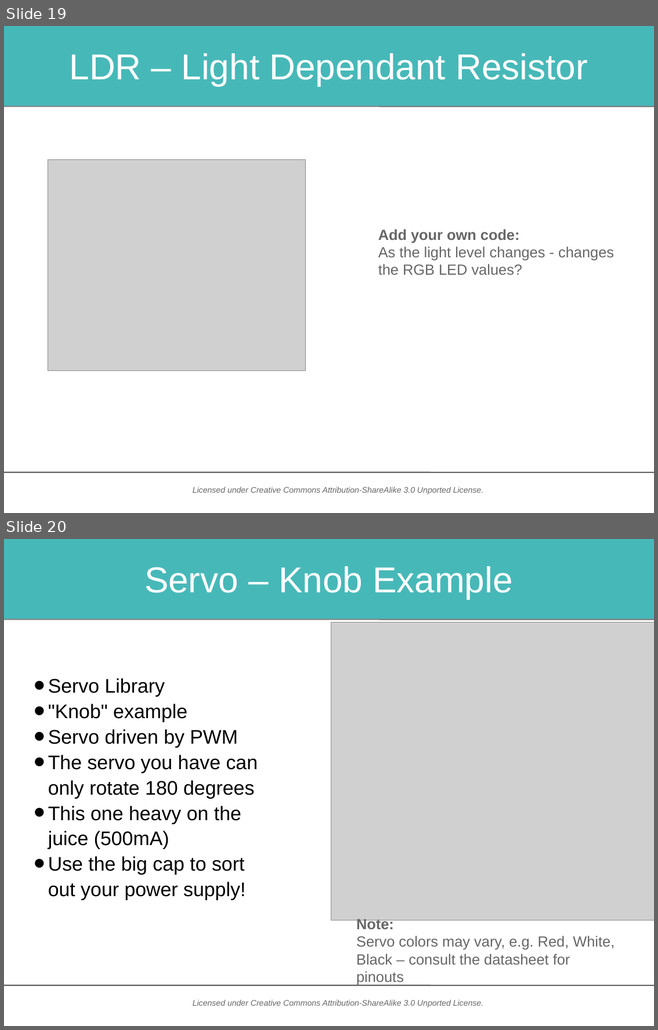
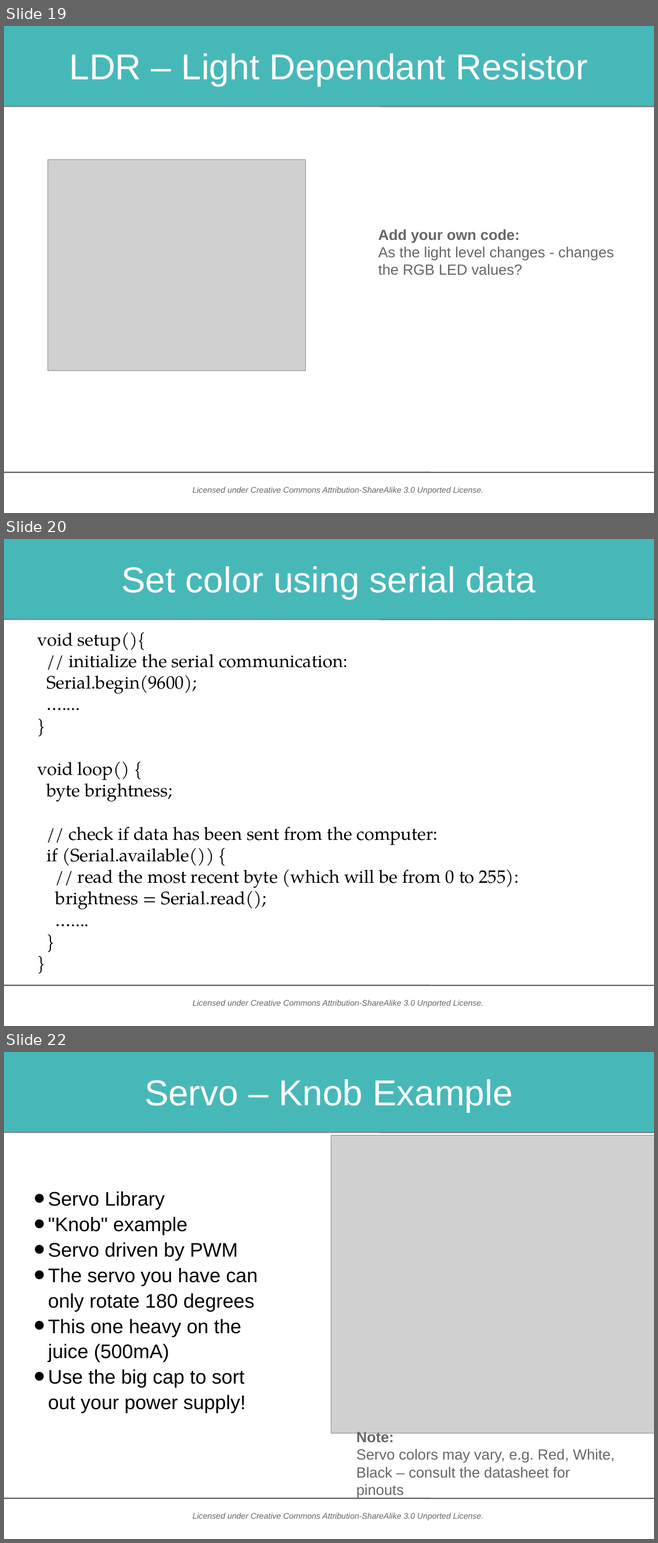
Before and after one commit to house4hack/arduino-introduction, a slide deck: introduction_to_arduino_course.odp. Shown one above the other, each under a label of ours: slides 19 and 20 before the commit, slides 19, 20 and 22 after it; the slides between them are not shown. The pictures are 658x1030 and 658x1543 pixels, drawn with LibreOffice and Linux fonts; fonts in the diff are those of the drawing; grey boxes stand for pictures; background and template pictures are left out. Boxes give left, top, right and bottom in pixels: in the first picture for what was removed or moved away, otherwise in the second. Text is boxed around its words. In the diff, an @@ line names an element or a change of style, - is before the commit and + after.

```diff
--- a/introduction_to_arduino_course.odp
+++ b/introduction_to_arduino_course.odp
@@ slide 20 added at box(4, 539, 654, 1026), background #FFFFFF; not listed: 3 template elements that a slide beside it also shows @@
@@ title added at box(4, 539, 654, 619), fill #47B8B8, 44 pt, text #FFFFFF @@
+Set color using serial data
@@ text added at box(38, 632, 518, 910), 22 pt, text #000000 @@
+void setup(){
+// initialize the serial communication:
+Serial.begin(9600);
+…....
+}
+void loop() {
+byte brightness;
+// check if data has been sent from the computer:
+if (Serial.available()) {
+// read the most recent byte (which will be from 0 to 255):
+brightness = Serial.read();
+…....
+}
+}
@@ what was slide 20 is now slide 22 @@
```
Also in this commit, not shown: 1 other slide added.
